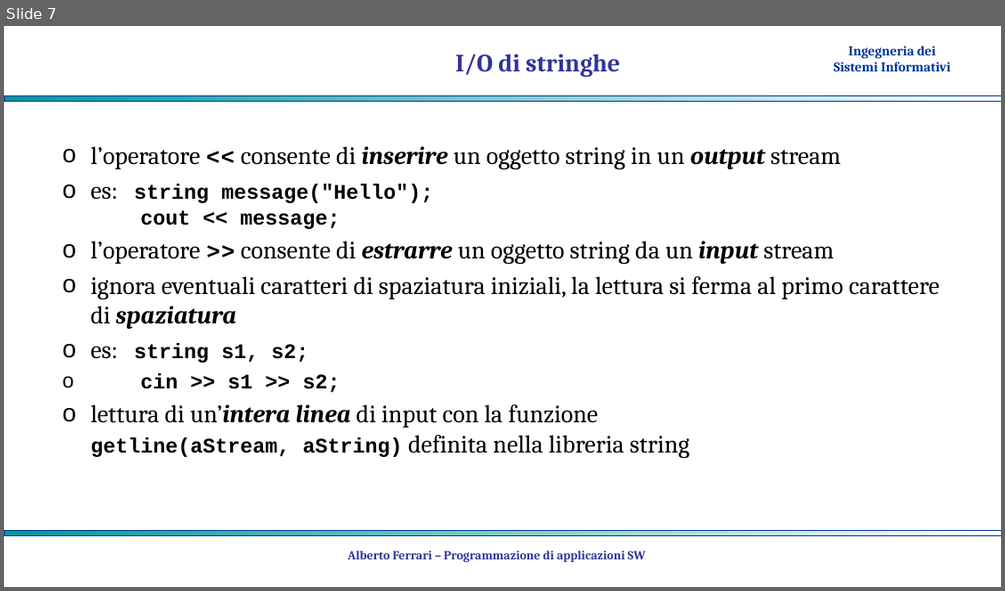
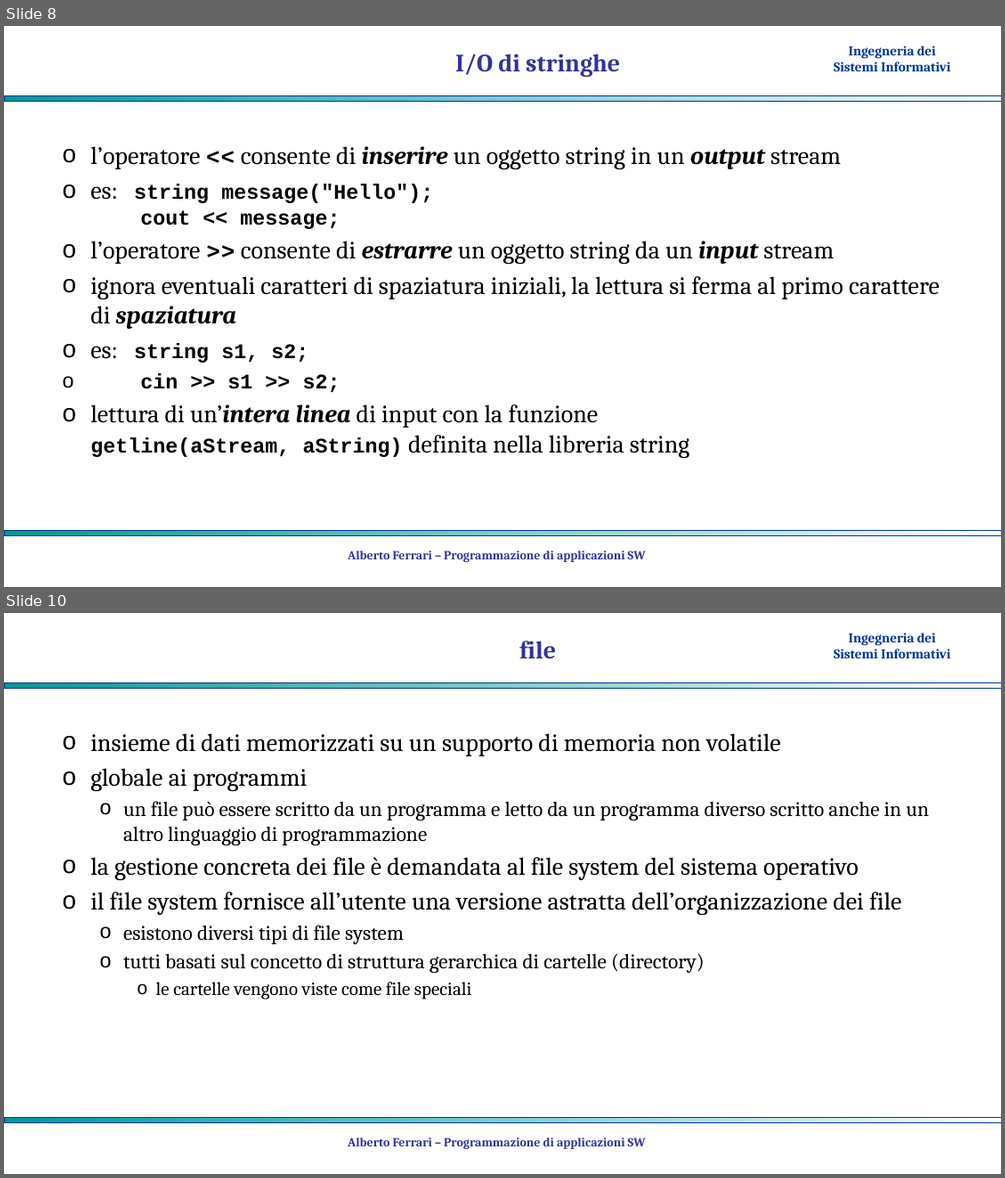
Before and after one commit to albertoferrari/pasw, a slide deck: lezioni/PASW03c - C++ input output.pptx. Shown one above the other, each under a label of ours: slide 7 before the commit, slides 8 and 10 after it; the slides between them are not shown. The pictures are 1005x591 and 1005x1178 pixels, drawn with LibreOffice and Linux fonts; fonts in the diff are those of the drawing; background and template pictures are left out. Boxes give left, top, right and bottom in pixels: in the first picture for what was removed or moved away, otherwise in the second. Text is boxed around its words. In the diff, an @@ line names an element or a change of style, - is before the commit and + after.

```diff
--- a/lezioni/PASW03c - C++ input output.pptx
+++ b/lezioni/PASW03c - C++ input output.pptx
@@ slide 10 added at box(4, 613, 1001, 1174), background #FFFFFF; not listed: 3 template elements that a slide beside it also shows @@
@@ title added at box(519, 641, 556, 658), 24 pt, text #333399, bold @@
+file
@@ text added at box(90, 733, 929, 999), 24 pt, text #000000 @@
+o insieme di dati memorizzati su un supporto di memoria non volatile
+o globale ai programmi
+  o un file può essere scritto da un programma e letto da un programma diverso scritto anche in un altro linguaggio di programmazione
+o la gestione concreta dei file è demandata al file system del sistema operativo
+o il file system fornisce all’utente una versione astratta dell’organizzazione dei file
+  o esistono diversi tipi di file system
+  o tutti basati sul concetto di struttura gerarchica di cartelle (directory)
+    o le cartelle vengono viste come file speciali
@@ text added at box(348, 1137, 646, 1149), 12 pt, text #333399, bold @@
+Alberto Ferrari – Programmazione di applicazioni SW
@@ what was slide 7 is now slide 8 @@
```
Also in this commit, not shown: 4 slides changed, 7 other slides added, 1 other file.
